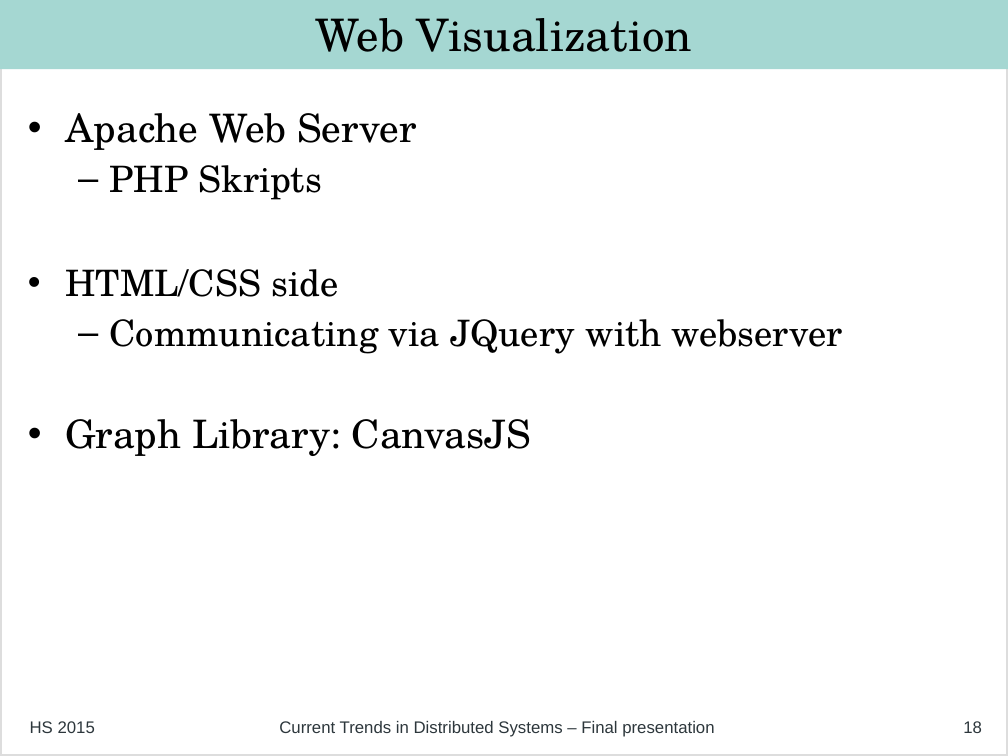
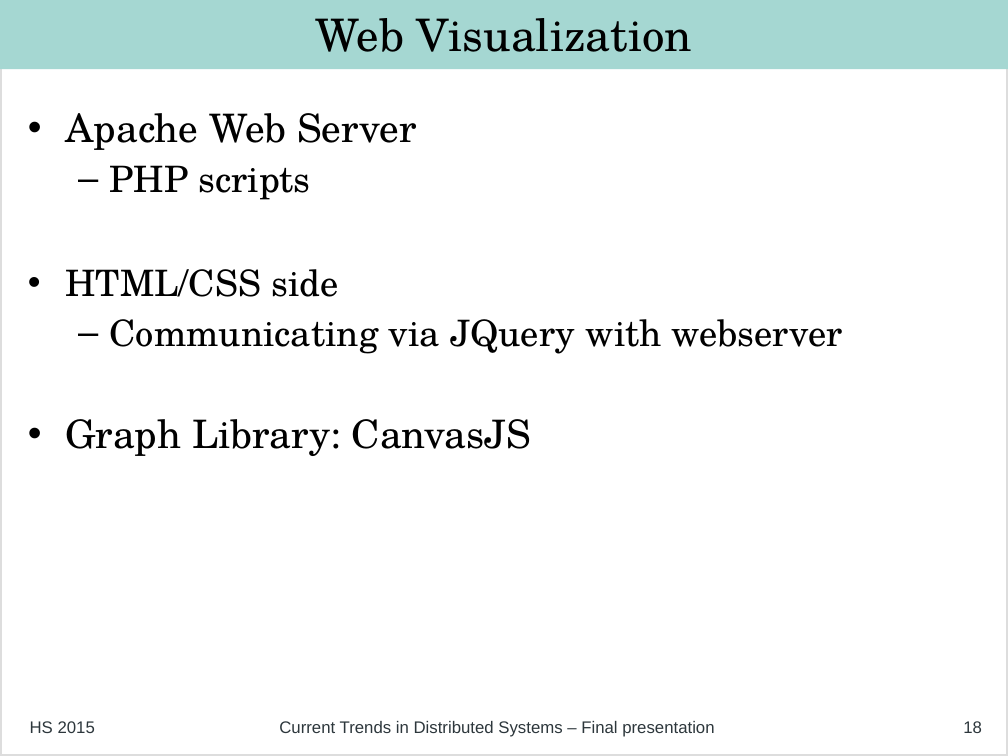
Before and after one commit to philipp-oldenburg/ctds-storm, a slide deck: slide 18 of Project-Weather-Station/FinalPresentation/Final Presentation - FINAL.odp. Drawn at 1008x756 pixels with LibreOffice and Linux fonts; fonts in the diff are those of the drawing. Boxes give left, top, right and bottom in pixels: in the first picture for what was removed or moved away, otherwise in the second. Text is boxed around its words. In the diff, an @@ line names an element or a change of style, - is before the commit and + after.

```diff
--- a/Project-Weather-Station/FinalPresentation/Final Presentation - FINAL.odp
+++ b/Project-Weather-Station/FinalPresentation/Final Presentation - FINAL.odp
@@ text at [110,165,311,200]: text changed @@
-  – PHP Skripts
+  – PHP scripts
```
Also in this commit, not shown: 1 other slide changed, 1 other file.
